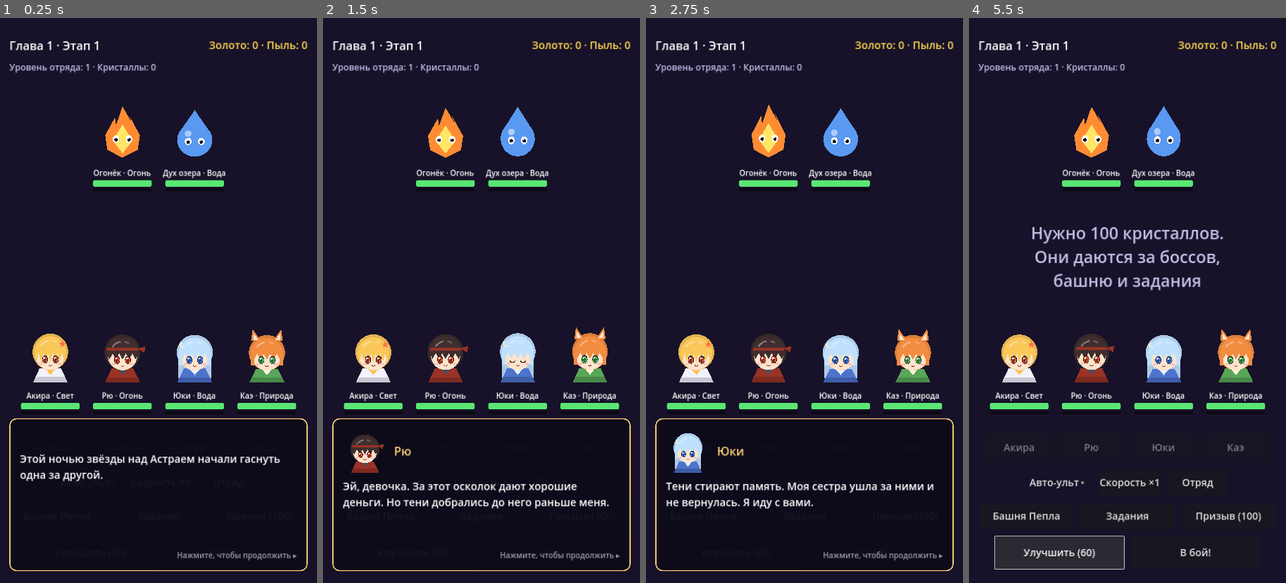
Above: before the commit, frames 1-4 (left to right).
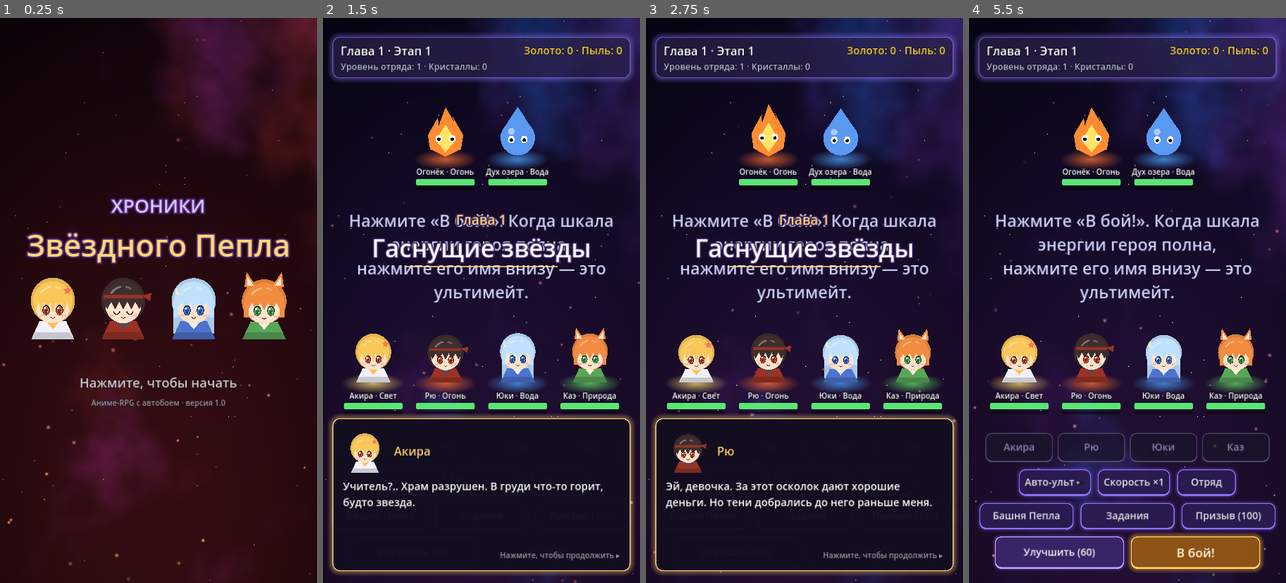
Above: after the commit, the same moments.

Repository: sklallk55-droid/The-Stardust-Chronicles
Game: Godot game, scene res://main.tscn
Two runs of this game, one before a commit and one after it. Both use one fixed random seed, a clock stepped at 60 frames per second and the inputs below.
Inputs:
- Up to frame 1 (0.25 s): no input
- Up to frame 2 (1.5 s): click "Авто-ульт" at 0.5 s; click "Скорость ×1" at 1.25 s
- Up to frame 3 (2.75 s): click "Отряд" at 2 s
- Up to frame 4 (5.5 s): click "Башня Пепла" at 2.75 s; click "Задания" at 3.5 s; click "Призыв (100)" at 4.25 s; click "Улучшить (60)" at 5 s

The runs differ from the first frame. In frame 1, 94% of the frame differs, in the area x 0-100%, y 0-100%; in frame 2, 20%; in frame 3, 21%; in frame 4, 34%.

Commit message:
Экран: новая графика, титульный экран и сцены глав

Diff:
--- a/main.gd
+++ b/main.gd
@@ -10,12 +10,14 @@
 const Ascension = preload("res://ascension.gd")
 const Summon = preload("res://summon.gd")
 const Levels = preload("res://levels.gd")
+const Fx = preload("res://fx.gd")
 
 const SAVE_PATH := "user://save.cfg"
 const IDLE_CAP_SEC := 12 * 3600
 const CARD_W := 230.0
 const SPRITE := 185.0
 const SQUAD_SIZE := 4
+const GAME_VERSION := "1.0"
 const SPEAKER_IDS := {"Акира": "akira", "Рю": "ryu", "Юки": "yuki", "Каэ": "kae",
 	"Генерал Сара": "sara", "Вальдрам": "valdram", "Страж руин": "guardian",
 	"Рэн": "ren", "Мира": "mira", "Тэцуо": "tetsuo", "Иса": "isa"}
@@ -67,11 +69,19 @@
 var summon_button: Button
 var quests_panel: PanelContainer
 var quests_list: VBoxContainer
+var backdrop: ColorRect
+var palette_key = 0
+var shake_root: Control
+var shake := 0.0
+var fx_layer: Control
+var cut_in_active := false
+var ult_gold := {}  # Button -> bool, whether the gold style is on
+var title_screen: Control
+var pending_card: Array = []  # chapter title waiting for the title screen to close
 
 
 func _ready() -> void:
-	theme = Theme.new()
-	theme.default_font_size = 34
+	theme = Fx.make_theme()
 	rng.randomize()
 	_build_ui()
 	_load()
@@ -84,6 +94,9 @@
 		battle.auto_ult = auto_ult
 		battle.update(delta * speed)
 		_refresh_units()
+	if shake > 0.0:
+		shake = maxf(0.0, shake - delta * 60.0)
+		shake_root.position = Vector2(randf_range(-shake, shake), randf_range(-shake, shake)) if shake > 0.0 else Vector2.ZERO
 
 
 func _notification(what: int) -> void:
@@ -94,10 +107,9 @@
 # --- UI construction ---
 
 func _build_ui() -> void:
-	var bg := ColorRect.new()
-	bg.color = Color(0.09, 0.07, 0.16)
-	bg.set_anchors_preset(Control.PRESET_FULL_RECT)
-	add_child(bg)
+	backdrop = Fx.make_backdrop()
+	add_child(backdrop)
+	add_child(Fx.make_embers())
 
 	var margin := MarginContainer.new()
 	margin.set_anchors_preset(Control.PRESET_FULL_RECT)
@@ -106,13 +118,23 @@
 	margin.add_theme_constant_override("margin_top", 64)
 	margin.add_theme_constant_override("margin_bottom", 48)
 	add_child(margin)
+	shake_root = margin
 
 	var col := VBoxContainer.new()
 	col.add_theme_constant_override("separation", 24)
 	margin.add_child(col)
 
+	var top_panel := PanelContainer.new()
+	var top_style := Fx.panel_style(Color(0.55, 0.45, 0.95, 0.5), 0.55)
+	top_style.set_content_margin_all(18)
+	top_style.content_margin_left = 28
+	top_style.content_margin_right = 28
+	top_panel.add_theme_stylebox_override("panel", top_style)
+	col.add_child(top_panel)
+	var top_col := VBoxContainer.new()
+	top_panel.add_child(top_col)
 	var top := HBoxContainer.new()
-	col.add_child(top)
+	top_col.add_child(top)
 	stage_label = _label("", 40)
 	stage_label.size_flags_horizontal = Control.SIZE_EXPAND_FILL
 	top.add_child(stage_label)
@@ -121,9 +143,9 @@
 	top.add_child(gold_label)
 	level_label = _label("", 30)
 	level_label.add_theme_color_override("font_color", Color(0.75, 0.75, 0.9))
-	col.add_child(level_label)
-
-	col.add_child(_spacer(40))
+	top_col.add_child(level_label)
+
+	col.add_child(_spacer(20))
 	enemy_row = _row()
 	col.add_child(enemy_row)
 
@@ -179,11 +201,19 @@
 	actions.add_child(upgrade_button)
 	start_button = _button("В бой!", _on_start)
 	start_button.custom_minimum_size = Vector2(440, 110)
+	start_button.add_theme_font_size_override("font_size", 42)
+	Fx.gold_styles(start_button)
 	actions.add_child(start_button)
+
+	fx_layer = Control.new()
+	fx_layer.set_anchors_preset(Control.PRESET_FULL_RECT)
+	fx_layer.mouse_filter = Control.MOUSE_FILTER_IGNORE
+	add_child(fx_layer)
 
 	_build_story_panel()
 	_build_squad_panel()
 	_build_quests_panel()
+	_build_title()
 
 
 func _build_story_panel() -> void:
@@ -193,11 +223,7 @@
 	story_panel.offset_bottom = -40
 	story_panel.offset_left = 32
 	story_panel.offset_right = -32
-	var style := StyleBoxFlat.new()
-	style.bg_color = Color(0.05, 0.04, 0.1, 0.95)
-	style.border_color = Color(1, 0.82, 0.45)
-	style.set_border_width_all(4)
-	style.set_corner_radius_all(24)
+	var style := Fx.panel_style(Color(1, 0.82, 0.45), 0.96)
 	style.set_content_margin_all(36)
 	story_panel.add_theme_stylebox_override("panel", style)
 	story_panel.gui_input.connect(func(e):
@@ -231,6 +257,59 @@
 	story_panel.hide()
 
 
+## Title screen over the living backdrop; a tap anywhere starts the game.
+func _build_title() -> void:
+	title_screen = Control.new()
+	title_screen.set_anchors_preset(Control.PRESET_FULL_RECT)
+	add_child(title_screen)
+	var sky := Fx.make_backdrop()
+	Fx.set_palette(sky, 3, false)
+	title_screen.add_child(sky)
+	title_screen.add_child(Fx.make_embers())
+	var v := VBoxContainer.new()
+	v.set_anchors_preset(Control.PRESET_FULL_RECT)
+	v.alignment = BoxContainer.ALIGNMENT_CENTER
+	v.add_theme_constant_override("separation", 18)
+	v.mouse_filter = Control.MOUSE_FILTER_IGNORE
+	title_screen.add_child(v)
+	for t in [["ХРОНИКИ", 64, Color(0.85, 0.8, 1.0)], ["Звёздного Пепла", 104, Color(1, 0.85, 0.45)]]:
+		var l := _label(t[0], t[1])
+		l.horizontal_alignment = HORIZONTAL_ALIGNMENT_CENTER
+		l.add_theme_color_override("font_color", t[2])
+		l.add_theme_color_override("font_outline_color", Color(0.3, 0.12, 0.45))
+		l.add_theme_constant_override("outline_size", 20)
+		v.add_child(l)
+	var row := HBoxContainer.new()
+	row.alignment = BoxContainer.ALIGNMENT_CENTER
+	row.add_theme_constant_override("separation", 10)
+	v.add_child(row)
+	for id in ["akira", "ryu", "yuki", "kae"]:
+		var c := Chibi.new()
+		c.setup(id)
+		c.custom_minimum_size = Vector2(230, 230)
+		row.add_child(c)
+	v.add_child(_spacer(80))
+	var tap := _label("Нажмите, чтобы начать", 44)
+	tap.horizontal_alignment = HORIZONTAL_ALIGNMENT_CENTER
+	v.add_child(tap)
+	var pulse := tap.create_tween().set_loops()
+	pulse.tween_property(tap, "modulate:a", 0.25, 0.9)
+	pulse.tween_property(tap, "modulate:a", 1.0, 0.9)
+	var ver := _label("Аниме-RPG с автобоем · версия " + GAME_VERSION, 26)
+	ver.horizontal_alignment = HORIZONTAL_ALIGNMENT_CENTER
+	ver.modulate.a = 0.6
+	v.add_child(ver)
+	title_screen.gui_input.connect(func(e):
+		if e is InputEventMouseButton and e.pressed and title_screen.mouse_filter == Control.MOUSE_FILTER_STOP:
+			title_screen.mouse_filter = Control.MOUSE_FILTER_IGNORE
+			if not pending_card.is_empty():
+				Fx.title_card(fx_layer, pending_card[0], pending_card[1])
+				pending_card = []
+			var tw := title_screen.create_tween()
+			tw.tween_property(title_screen, "modulate:a", 0.0, 0.5)
+			tw.tween_callback(title_screen.queue_free))
+
+
 func _make_card(u: Unit) -> Control:
 	var box := VBoxContainer.new()
 	box.custom_minimum_size = Vector2(CARD_W, 0)
@@ -239,6 +318,15 @@
 	var holder := Control.new()
 	holder.custom_minimum_size = Vector2(CARD_W, SPRITE + 40)
 	box.add_child(holder)
+	# Glowing element-coloured platform under the fighter.
+	var aura := TextureRect.new()
+	aura.texture = Fx.glow_texture()
+	aura.expand_mode = TextureRect.EXPAND_IGNORE_SIZE
+	aura.stretch_mode = TextureRect.STRETCH_SCALE
+	aura.size = Vector2(CARD_W - 10, 70)
+	aura.position = Vector2(5, SPRITE + 40 - 52)
+	aura.modulate = Color(Fx.element_color(u.element), 0.75)
+	holder.add_child(aura)
 	var sprite := Chibi.new()
 	sprite.setup(u.id)
 	var d := SPRITE * (1.25 if u.role == "boss" else 1.0)
@@ -251,9 +339,12 @@
 	box.add_child(name_label)
 	var hp := _bar(Color(0.35, 0.9, 0.45), 22)
 	box.add_child(hp)
+	if u.role == "boss":
+		hp.custom_minimum_size.x = CARD_W
 	var en := _bar(Color(0.4, 0.7, 1.0), 10)
 	box.add_child(en)
-	cards[u] = {"box": box, "sprite": sprite, "base_y": sprite.position.y, "hp": hp, "en": en}
+	cards[u] = {"box": box, "sprite": sprite, "base_y": sprite.position.y, "hp": hp, "en": en,
+		"fill": hp.get_theme_stylebox("fill")}
 	return box
 
 
@@ -296,8 +387,21 @@
 	running = false
 	result_label.text = ""
 	start_button.text = "В бой!"
+	if mode == "story" and stage == 1:
+		result_label.text = "Нажмите «В бой!». Когда шкала энергии героя полна,\nнажмите его имя внизу — это ультимейт."
+		result_label.add_theme_color_override("font_color", Color(0.8, 0.8, 1.0))
+	var key = "tower" if mode == "tower" else clampi((stage - 1) / 10 + 1, 1, 3)
+	if key != palette_key:
+		Fx.set_palette(backdrop, key, palette_key != 0)
+		palette_key = key
 	_refresh_top()
 	_refresh_units()
+	if mode == "story" and stage > story_seen and stage % 10 == 1 and Data.CHAPTERS.has(stage / 10 + 1):
+		var ch: Array = Data.CHAPTERS[stage / 10 + 1]
+		if is_instance_valid(title_screen):
+			pending_card = ch
+		else:
+			Fx.title_card(fx_layer, ch[0], ch[1])
 	if mode == "story" and stage > story_seen and Data.story().has(stage):
 		_show_story(Data.story()[stage])
 	story_seen = maxi(story_seen, stage)
@@ -317,6 +421,7 @@
 
 func _on_ended(win: bool) -> void:
 	running = false
+	var after: Array = []
 	_refresh_units()
 	if win and mode == "tower":
 		_on_tower_win()
@@ -337,11 +442,15 @@
 			crystals += Summon.stage_crystals(stage)
 			result_label.text += "\nКристаллы +%d" % Summon.stage_crystals(stage)
 		result_label.add_theme_color_override("font_color", Color(1, 0.85, 0.3))
+		_victory_fx()
+		after = Data.story_after().get(stage, [])
 		stage += 1
 		start_button.text = "Дальше"
 	else:
 		result_label.text = "Поражение"
 		result_label.add_theme_color_override("font_color", Color(1, 0.4, 0.4))
+		Fx.flash(fx_layer, Color(0.8, 0.1, 0.15), 0.4)
+		shake = 18.0
 		start_button.text = "Ещё раз"
 	start_button.disabled = false
 	upgrade_button.disabled = false
@@ -349,6 +458,8 @@
 	summon_button.disabled = false
 	_refresh_top()
 	_save()
+	if not after.is_empty():
+		_show_story(after)
 
 
 func _on_tower_win() -> void:
@@ -368,6 +479,7 @@
 		crystals += Summon.tower_crystals(tower_floor)
 		result_label.text += "\nКристаллы +%d" % Summon.tower_crystals(tower_floor)
 	result_label.add_theme_color_override("font_color", Color(1, 0.85, 0.3))
+	_victory_fx()
 	tower_floor += 1
 	start_button.text = "Выше"
 
@@ -399,13 +511,19 @@
 		"hit":
 			_flash(target)
 			_float_text(target, str(int(amount)), Color.WHITE)
+			_spark(target, Fx.element_color(actor.element), 10, 1.0)
 		"crit":
 			_flash(target)
 			_float_text(target, "%d!" % int(amount), Color(1, 0.6, 0.2))
+			_spark(target, Fx.element_color(actor.element), 26, 1.4)
+			_ring(target, Color(1, 0.75, 0.3))
+			shake = maxf(shake, 14.0)
 		"heal":
 			_float_text(target, "+%d" % int(amount), Color(0.4, 1, 0.5))
+			_spark(target, Color(0.4, 1, 0.55), 12, 0.7)
 		"shield":
 			_float_text(target, "Щит", Color(0.5, 0.8, 1))
+			_ring(target, Color(0.5, 0.8, 1))
 
 
 func _on_ult(actor: Unit) -> void:
@@ -418,6 +536,17 @@
 	var tw := create_tween()
 	tw.tween_property(s, "scale", Vector2(1.3, 1.3), 0.12)
 	tw.tween_property(s, "scale", Vector2.ONE, 0.18)
+	var color := Fx.element_color(actor.element)
+	_ring(actor, color)
+	_spark(actor, color, 30, 1.2)
+	Fx.flash(fx_layer, color, 0.3)
+	shake = maxf(shake, 10.0)
+	if actor.is_hero and not cut_in_active:
+		cut_in_active = true
+		var portrait := Chibi.new()
+		portrait.setup(actor.id)
+		var stripe := Fx.cut_in(fx_layer, portrait, actor.name, actor.id, color)
+		stripe.tree_exited.connect(func(): cut_in_active = false)
 
 
 func _upgrade() -> void:
@@ -445,11 +574,7 @@
 	squad_panel.offset_right = -32
 	squad_panel.offset_top = 140
 	squad_panel.offset_bottom = -140
-	var style := StyleBoxFlat.new()
-	style.bg_color = Color(0.05, 0.04, 0.1, 0.97)
-	style.border_color = Color(0.5, 0.7, 1.0)
-	style.set_border_width_all(4)
-	style.set_corner_radius_all(24)
+	var style := Fx.panel_style(Color(0.5, 0.7, 1.0), 0.96)
 	style.set_content_margin_all(36)
 	squad_panel.add_theme_stylebox_override("panel", style)
 	add_child(squad_panel)
@@ -612,11 +737,7 @@
 	quests_panel.offset_right = -32
 	quests_panel.offset_top = 300
 	quests_panel.offset_bottom = -300
-	var style := StyleBoxFlat.new()
-	style.bg_color = Color(0.05, 0.04, 0.1, 0.97)
-	style.border_color = Color(1, 0.82, 0.45)
-	style.set_border_width_all(4)
-	style.set_corner_radius_all(24)
+	var style := Fx.panel_style(Color(1, 0.82, 0.45), 0.96)
 	style.set_content_margin_all(36)
 	quests_panel.add_theme_stylebox_override("panel", style)
 	add_child(quests_panel)
@@ -712,6 +833,8 @@
 	for u in cards:
 		var c: Dictionary = cards[u]
 		c["hp"].value = u.hp / u.max_hp * 100.0
+		var ratio: float = u.hp / u.max_hp
+		c["fill"].bg_color = Color(0.95, 0.3, 0.3).lerp(Color(1, 0.8, 0.3), clampf(ratio * 2.0, 0, 1)).lerp(Color(0.35, 0.9, 0.45), clampf(ratio * 2.0 - 1.0, 0, 1))
 		c["en"].value = u.energy
 		c["box"].modulate.a = 1.0 if u.alive() else 0.3
 		c["sprite"].self_modulate = Color(0.7, 0.85, 1.0) if u.shield > 0 else Color.WHITE
@@ -720,7 +843,15 @@
 		var b: Button = e["button"]
 		b.disabled = not (running and u.ult_ready())
 		b.text = "УЛЬТ!" if u.ult_ready() else u.name
-		b.add_theme_color_override("font_color", Color(1, 0.85, 0.3) if u.ult_ready() else Color.WHITE)
+		var gold := u.ult_ready() and running
+		if ult_gold.get(b, false) != gold:
+			ult_gold[b] = gold
+			if gold:
+				Fx.gold_styles(b)
+			else:
+				for st in ["normal", "hover", "pressed"]:
+					b.remove_theme_stylebox_override(st)
+				b.remove_theme_color_override("font_color")
 
 
 func _bump(u: Unit) -> void:
@@ -741,6 +872,30 @@
 	create_tween().tween_property(s, "modulate", Color.WHITE, 0.2 / speed)
 
 
+func _center(u: Unit) -> Vector2:
+	var s: Control = cards[u]["sprite"]
+	return s.global_position + s.size / 2
+
+
+func _spark(u: Unit, color: Color, amount: int, power: float) -> void:
+	if cards.has(u):
+		Fx.burst(fx_layer, _center(u), color, amount, power)
+
+
+func _ring(u: Unit, color: Color) -> void:
+	if cards.has(u):
+		Fx.ring(fx_layer, _center(u), color)
+
+
+func _victory_fx() -> void:
+	var center := result_label.global_position + result_label.size / 2
+	Fx.burst(fx_layer, center, Color(1, 0.85, 0.35), 70, 2.0)
+	Fx.ring(fx_layer, center, Color(1, 0.85, 0.35), 90)
+	result_label.pivot_offset = result_label.size / 2
+	result_label.scale = Vector2(0.4, 0.4)
+	create_tween().tween_property(result_label, "scale", Vector2.ONE, 0.35).set_trans(Tween.TRANS_BACK).set_ease(Tween.EASE_OUT)
+
+
 func _float_text(u: Unit, text: String, color: Color) -> void:
 	if not cards.has(u):
 		return
@@ -749,7 +904,7 @@
 	l.add_theme_color_override("font_color", color)
 	l.add_theme_color_override("font_outline_color", Color.BLACK)
 	l.add_theme_constant_override("outline_size", 8)
-	add_child(l)
+	fx_layer.add_child(l)
 	l.global_position = s.global_position + Vector2(s.size.x / 2 - 30 + randf_range(-20, 20), -10)
 	var tw := create_tween()
 	tw.tween_property(l, "position:y", l.position.y - 110, 0.7 / speed)
